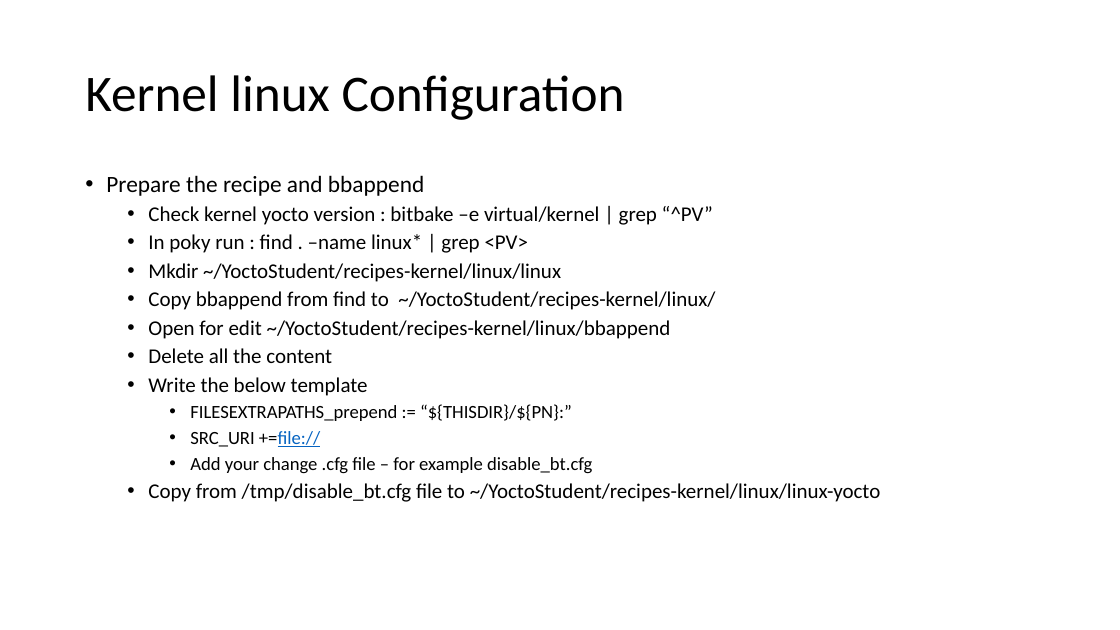
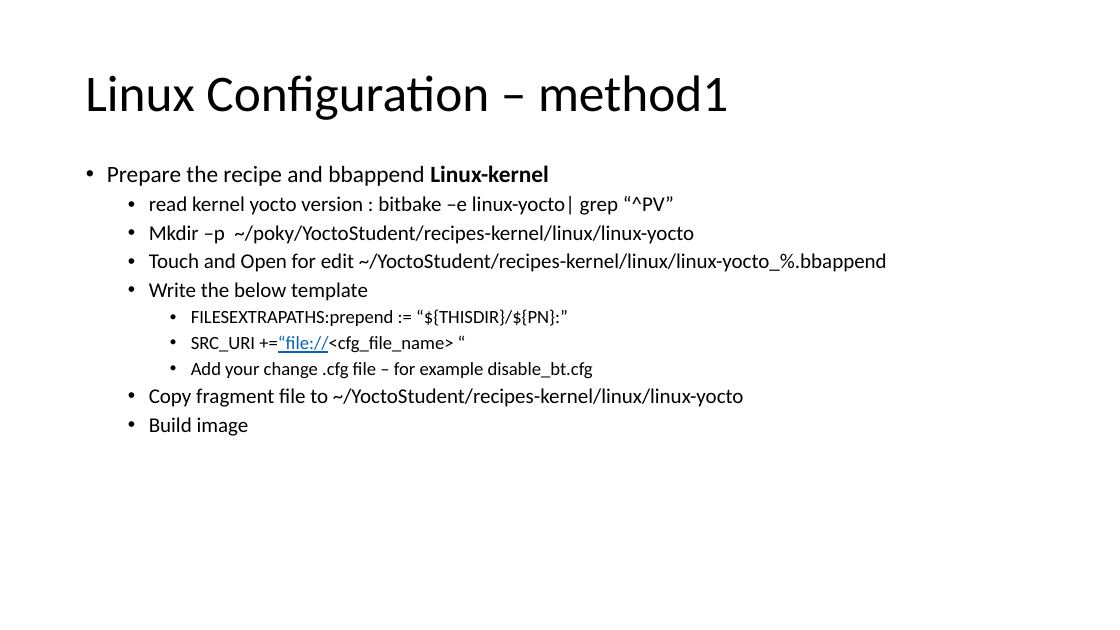
Before and after one commit to yaronda2/YoctoCourse, a slide deck: slide 45 of Yocto Practice_Release.pptx (slide 46 before the commit). Drawn at 1120x630 pixels with LibreOffice and Linux fonts; fonts in the diff are those of the drawing. Boxes give left, top, right and bottom in pixels: in the first picture for what was removed or moved away, otherwise in the second. Text is boxed around its words. In the diff, an @@ line names an element or a change of style, - is before the commit and + after.

```diff
--- a/Yocto Practice_Release.pptx
+++ b/Yocto Practice_Release.pptx
@@ title at box(85, 75, 728, 120): text changed @@
-Kernel linux Configuration
+Linux Configuration – method1
@@ text "Prepare the recipe and bbappend ...": place and size @@
-text "Prepare the recipe and bbappend ..." at box(106, 175, 881, 502)
+text "Prepare the recipe and bbappend ..." at box(107, 165, 887, 436)
@@ text at box(107, 165, 887, 272): text changed @@
-• Prepare the recipe and bbappend
-  • Check kernel yocto version : bitbake –e virtual/kernel | grep “^PV”
-  • In poky run : find . –name linux* | grep <PV>
-  • Mkdir ~/YoctoStudent/recipes-kernel/linux/linux
-  • Copy bbappend from find to ~/YoctoStudent/recipes-kernel/linux/
-  • Open for edit ~/YoctoStudent/recipes-kernel/linux/bbappend
-  • Delete all the content
+• Prepare the recipe and bbappend Linux-kernel
+  • read kernel yocto version : bitbake –e linux-yocto| grep “^PV”
+  • Mkdir –p ~/poky/YoctoStudent/recipes-kernel/linux/linux-yocto
+  • Touch and Open for edit ~/YoctoStudent/recipes-kernel/linux/linux-yocto_%.bbappend
@@ text at box(191, 309, 568, 353): text changed @@
-    • FILESEXTRAPATHS_prepend := “${THISDIR}/${PN}:”
-    • SRC_URI +=file://
+    • FILESEXTRAPATHS:prepend := “${THISDIR}/${PN}:”
+    • SRC_URI +=“file://<cfg_file_name> “
@@ text at box(149, 388, 744, 436): text changed @@
-  • Copy from /tmp/disable_bt.cfg file to ~/YoctoStudent/recipes-kernel/linux/linux-yocto
+  • Copy fragment file to ~/YoctoStudent/recipes-kernel/linux/linux-yocto
+  • Build image
```
Also in this commit, not shown: 37 other slides changed, 12 slides added, 3 slides removed.
